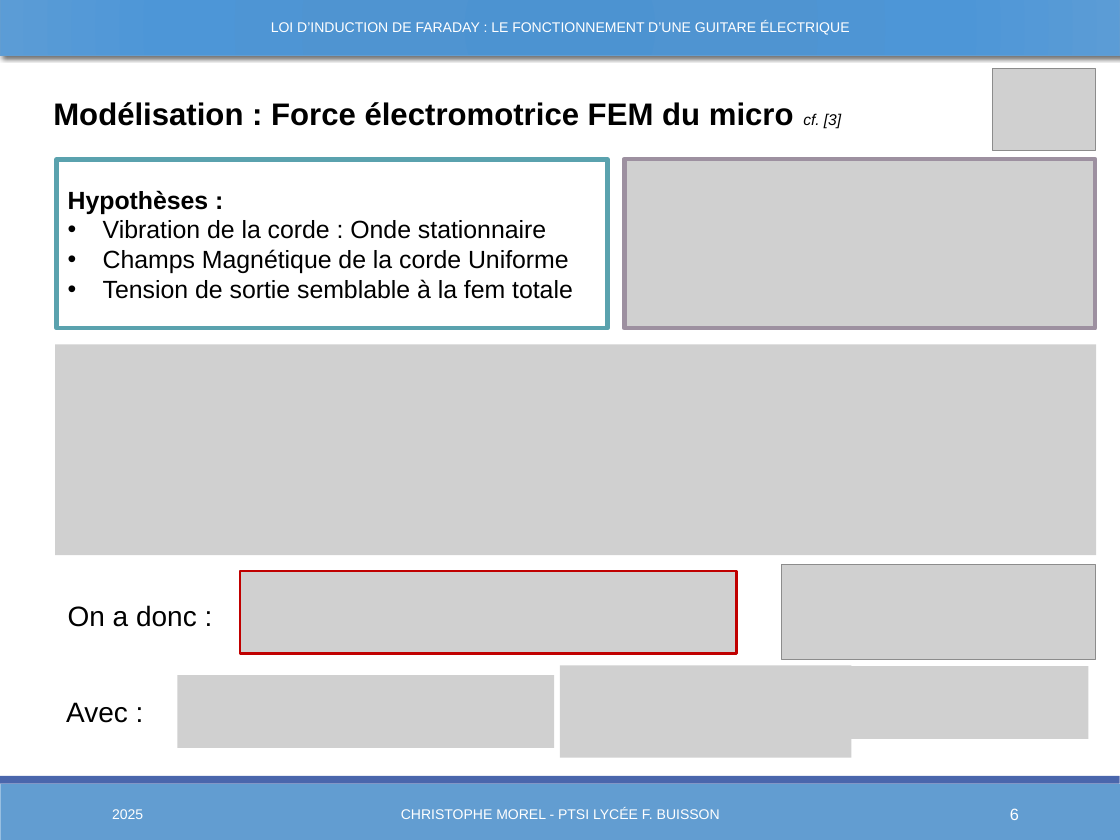
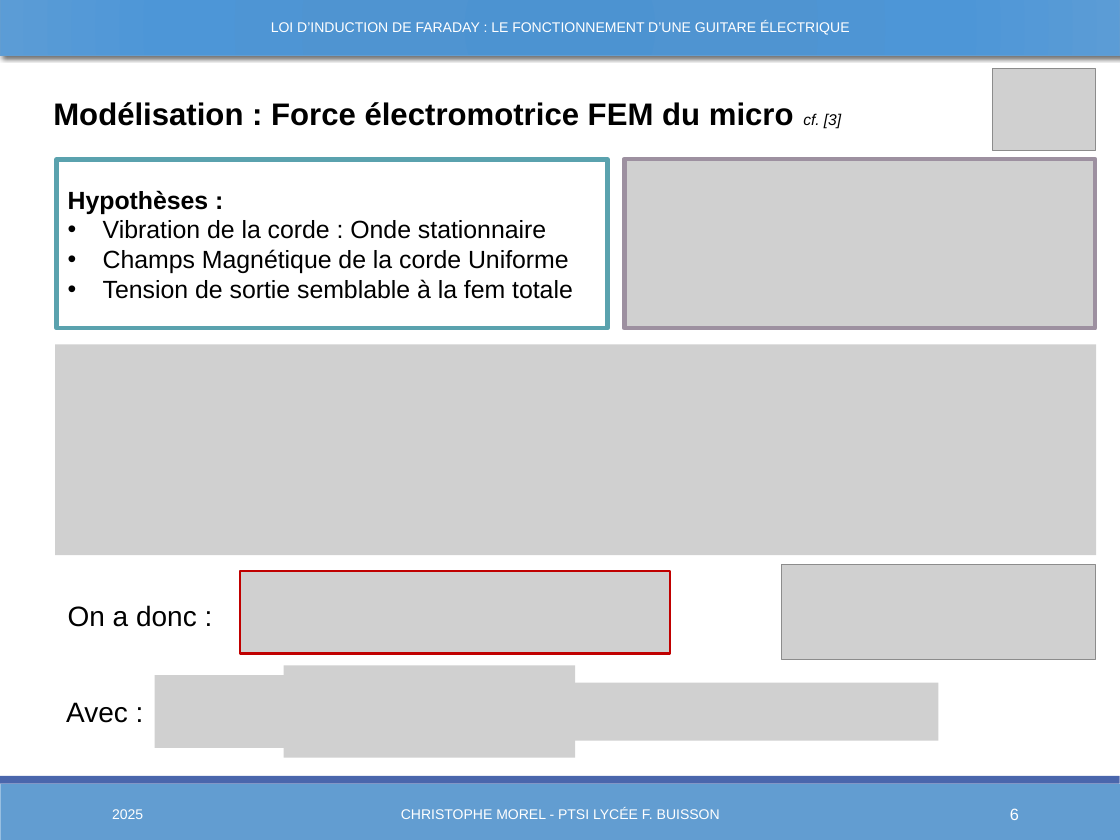
Before and after one commit to Chrismorel7/TIPE---Micro_guitare_elec, a slide deck: slide 6 of Views/Presentation3.pptx. Drawn at 1120x840 pixels with LibreOffice and Linux fonts; fonts in the diff are those of the drawing; grey boxes stand for pictures; background and template pictures are left out. Boxes give left, top, right and bottom in pixels: in the first picture for what was removed or moved away, otherwise in the second. Text is boxed around its words. In the diff, an @@ line names an element or a change of style, - is before the commit and + after.

```diff
--- a/Views/Presentation3.pptx
+++ b/Views/Presentation3.pptx
@@ picture: place and size @@
-picture at [240,571,736,654]
+picture at [240,571,670,654]
@@ picture added at [155,675,289,748] @@
@@ picture: place and size @@
-picture at [177,675,553,748]
+picture at [283,665,575,757]
@@ picture: place and size @@
-picture at [560,665,851,757]
+picture at [558,683,939,741]
@@ picture removed at [797,666,1089,739] @@
```
Also in this commit, not shown: 4 other slides changed, 1 slide removed, 3 other files.
